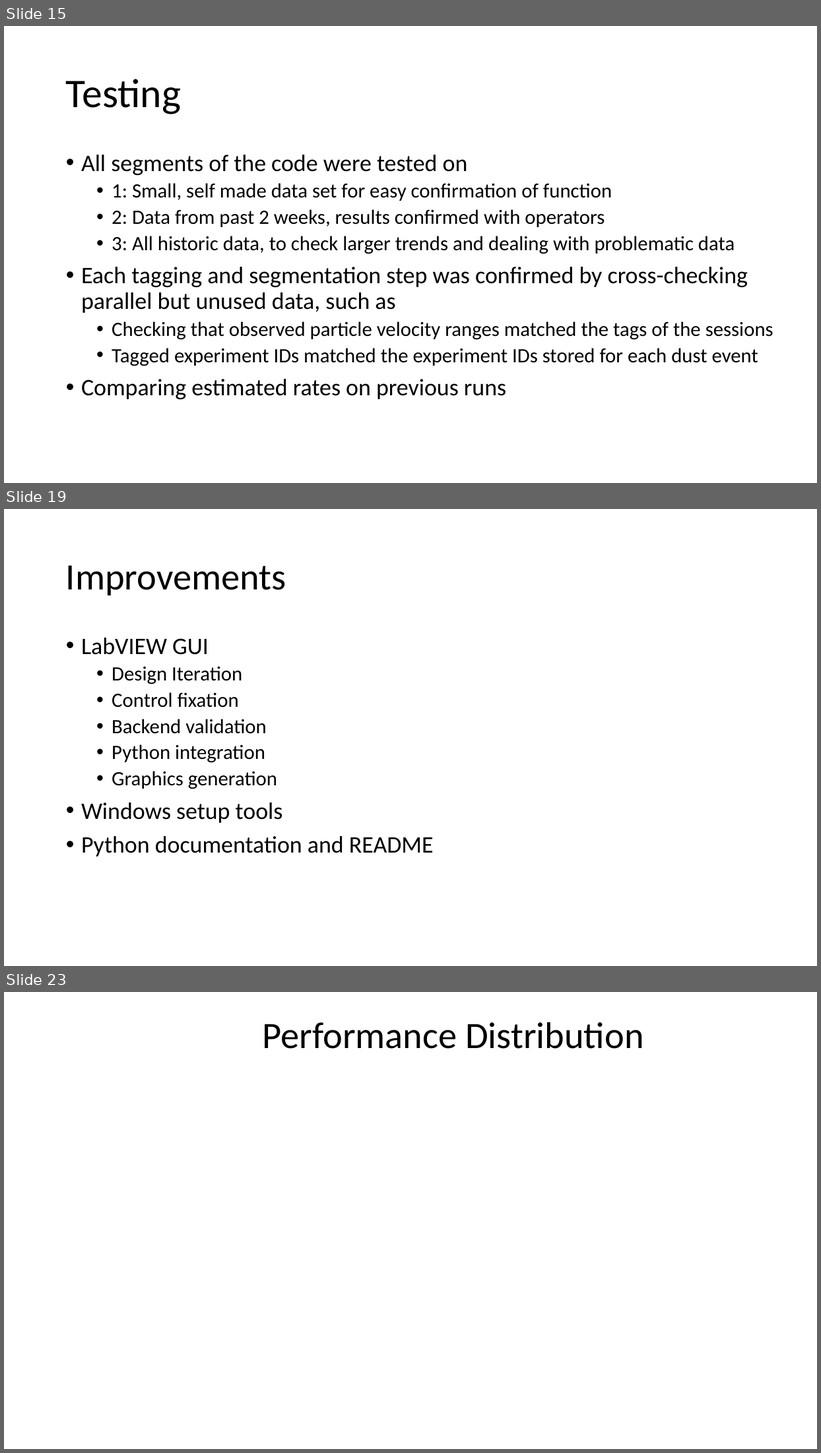
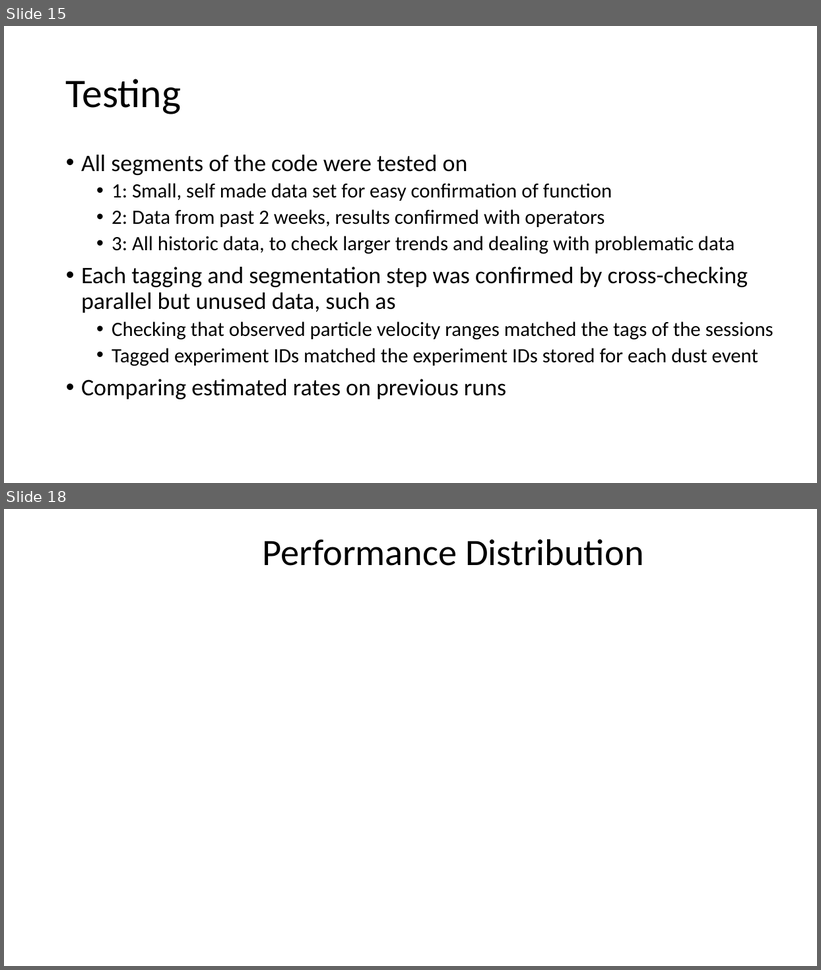
Before and after one commit to nathan-m-schneider-22/Dust-Accelerator-Database-Analysis, a slide deck: Dust_Data_Project.pptx. Shown one above the other, each under a label of ours: slides 15, 19 and 23 before the commit, slides 15 and 18 after it; the slides between them are not shown. The pictures are 821x1453 and 821x970 pixels, drawn with LibreOffice and Linux fonts; fonts in the diff are those of the drawing; background and template pictures are left out. Boxes give left, top, right and bottom in pixels: in the first picture for what was removed or moved away, otherwise in the second. Text is boxed around its words. In the diff, an @@ line names an element or a change of style, - is before the commit and + after.

```diff
--- a/Dust_Data_Project.pptx
+++ b/Dust_Data_Project.pptx
@@ slide 19 removed at (x1=4, y1=509, x2=817, y2=966), background #FFFFFF @@
@@ title removed at (x1=66, y1=565, x2=286, y2=595) @@
-Improvements
@@ text removed at (x1=81, y1=638, x2=434, y2=857) @@
-• LabVIEW GUI
-  • Design Iteration
-  • Control fixation
-  • Backend validation
-  • Python integration
-  • Graphics generation
-• Windows setup tools
-• Python documentation and README
@@ what was slide 23 is now slide 18 @@
```
Also in this commit, not shown: 7 slides changed, 9 slides added, 10 other slides removed, 14 other files.
